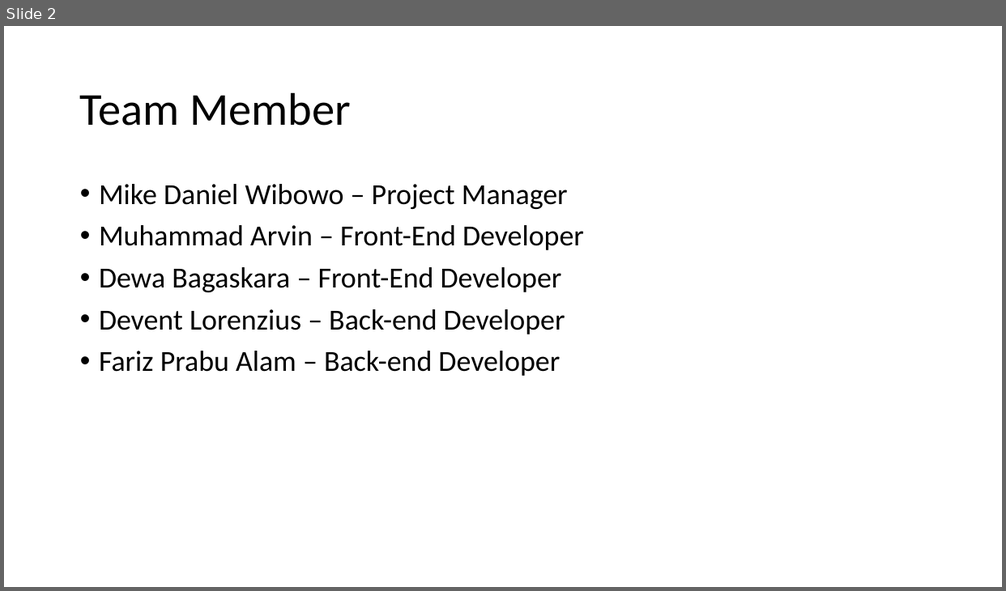
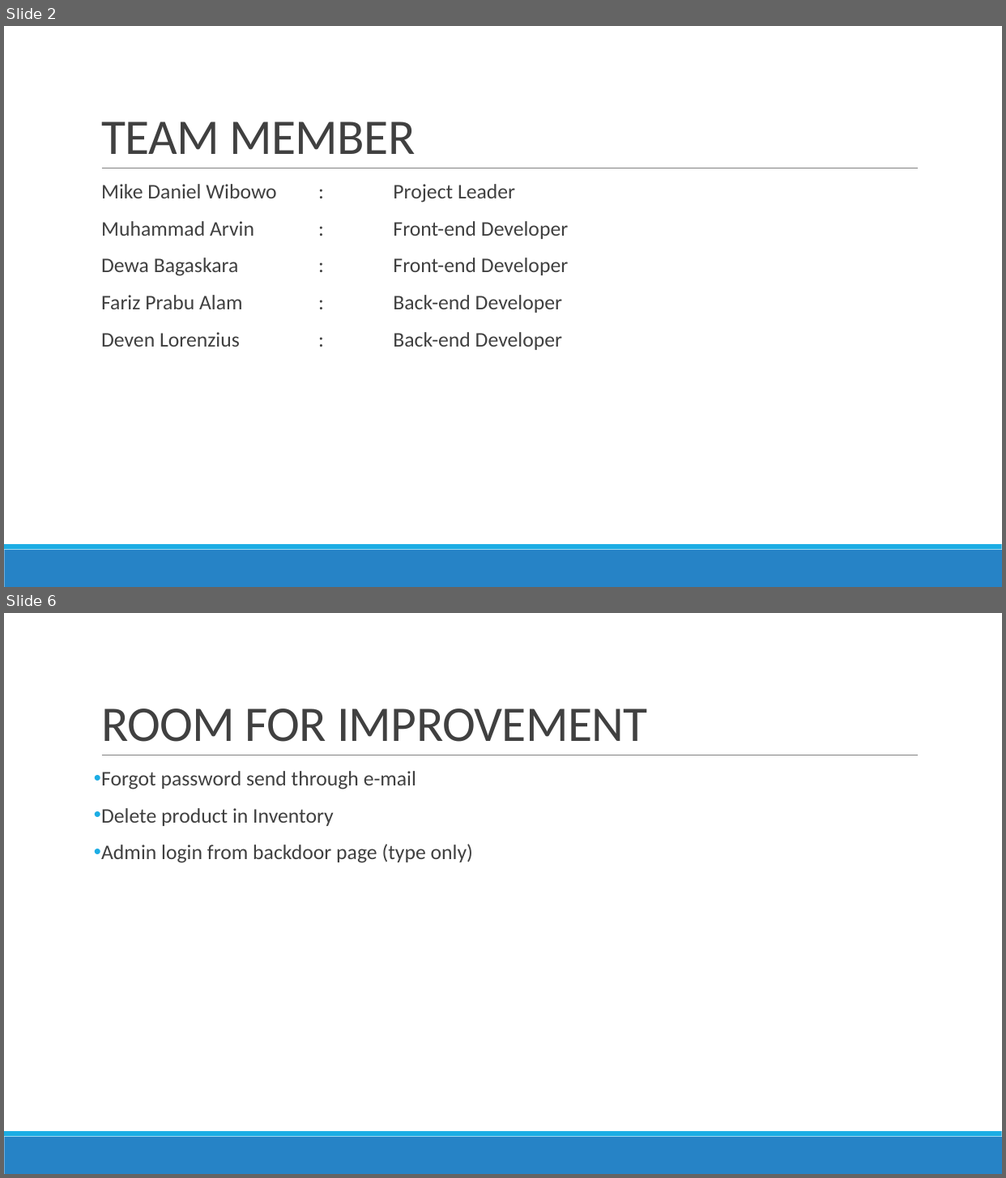
Before and after one commit to Ouroline/SE-Project, a slide deck: PP SE.pptx. Shown one above the other, each under a label of ours: slide 2 before the commit, slides 2 and 6 after it; the slides between them are not shown. The pictures are 1006x591 and 1006x1178 pixels, drawn with LibreOffice and Linux fonts; fonts in the diff are those of the drawing. Boxes give left, top, right and bottom in pixels: in the first picture for what was removed or moved away, otherwise in the second. Text is boxed around its words. In the diff, an @@ line names an element or a change of style, - is before the commit and + after.

```diff
--- a/PP SE.pptx
+++ b/PP SE.pptx
@@ slide 6 added at [4,613,1002,1174], background #FFFFFF; not listed: 3 template elements that a slide beside it also shows @@
@@ title added at [101,709,648,742], 48 pt, text #404040 @@
+ROOM FOR IMPROVEMENT
@@ text added at [101,771,473,863], 20 pt, text #404040 @@
+• Forgot password send through e-mail
+• Delete product in Inventory
+• Admin login from backdoor page (type only)
@@ slide 2 changed as well @@
@@ title "TEAM MEMBER" at [101,122,415,154]: vertical alignment middle to bottom @@
@@ title at [101,122,415,154]: text changed; size 44 to 48 pt; text colour #000000 to #404040 @@
-Team Member
+TEAM MEMBER
@@ line added from (102, 169) to (918, 169), #808080 0.5 pt @@
@@ text at [101,184,568,350]: text changed; size 28 to 20 pt; text colour #000000 to #404040 @@
-• Mike Daniel Wibowo – Project Manager
-• Muhammad Arvin – Front-End Developer
-• Dewa Bagaskara – Front-End Developer
-• Devent Lorenzius – Back-end Developer
-• Fariz Prabu Alam – Back-end Developer
+  Mike Daniel Wibowo : Project Leader
+  Muhammad Arvin : Front-end Developer
+  Dewa Bagaskara : Front-end Developer
+  Fariz Prabu Alam : Back-end Developer
+  Deven Lorenzius : Back-end Developer
@@ rectangle added at [4,550,1002,587], fill #2683C6 @@
@@ rectangle added at [4,544,1002,550], fill #1CADE4 @@
```
Also in this commit, not shown: 1 other slide changed, 3 other slides added, 2 slides removed.
